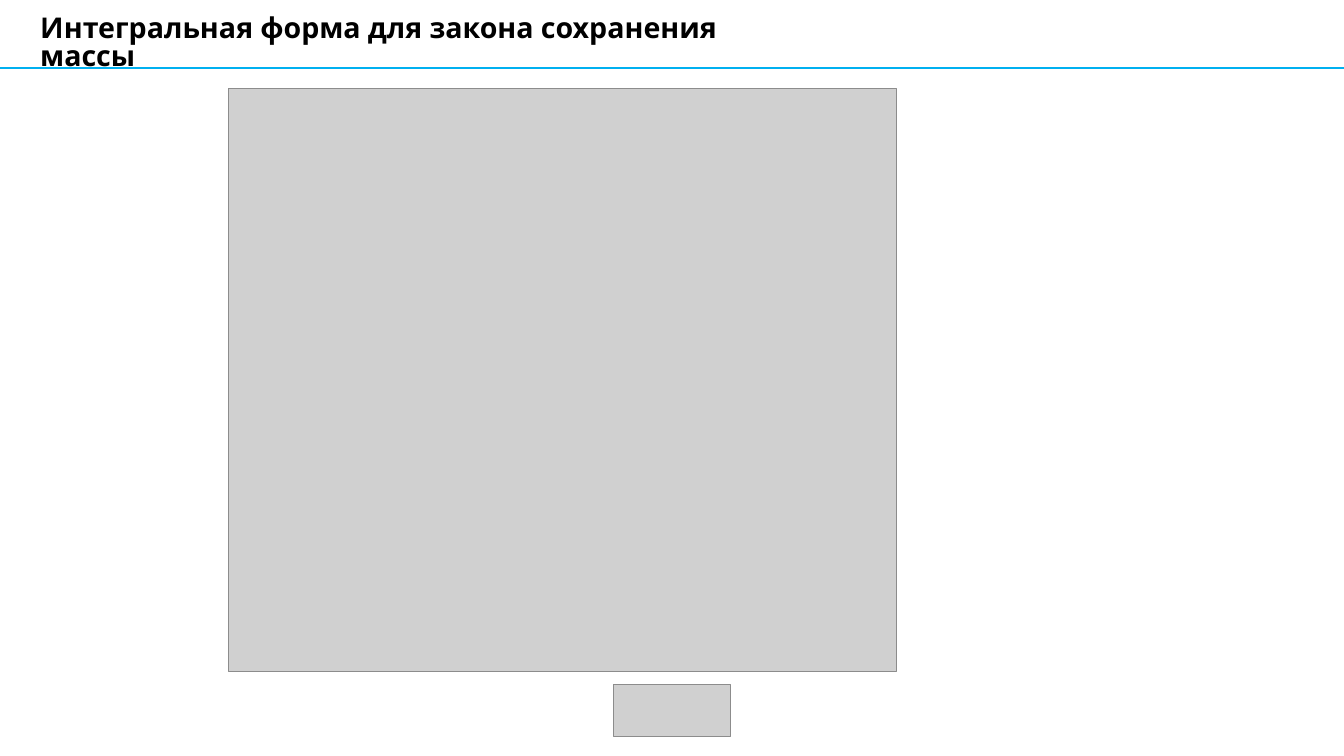
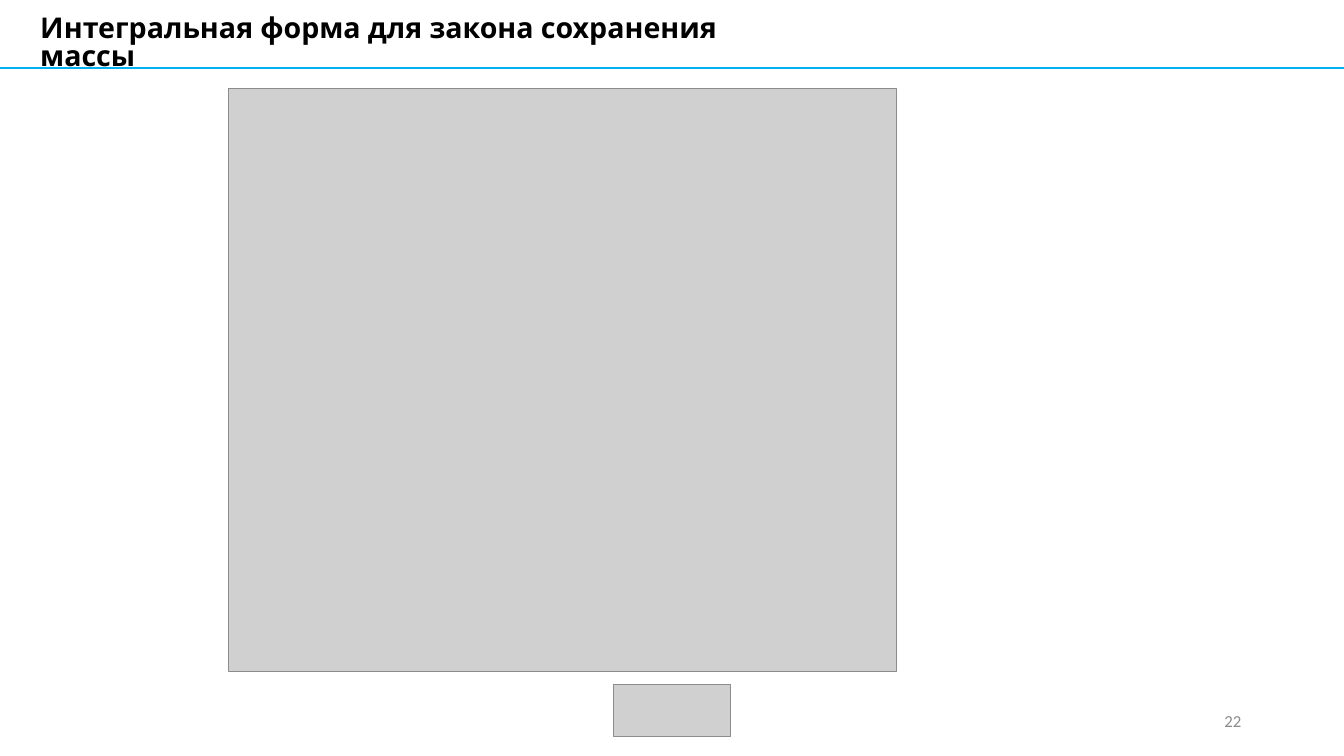
Before and after one commit to AlxndrKlbk/PhD_scriptorium, a slide deck: slide 22 of my_articles/3_course/автореферат/Kolbeko_AB.pptx. Drawn at 1344x756 pixels with LibreOffice and Linux fonts; fonts in the diff are those of the drawing; grey boxes stand for pictures. Boxes give left, top, right and bottom in pixels: in the first picture for what was removed or moved away, otherwise in the second. Text is boxed around its words. In the diff, an @@ line names an element or a change of style, - is before the commit and + after.

```diff
--- a/my_articles/3_course/автореферат/Kolbeko_AB.pptx
+++ b/my_articles/3_course/автореферат/Kolbeko_AB.pptx
@@ page number added at [1224, 716, 1241, 727], 12 pt, text #8C8C8C @@
+22
```
Also in this commit, not shown: 23 other slides changed, 2 other files.
